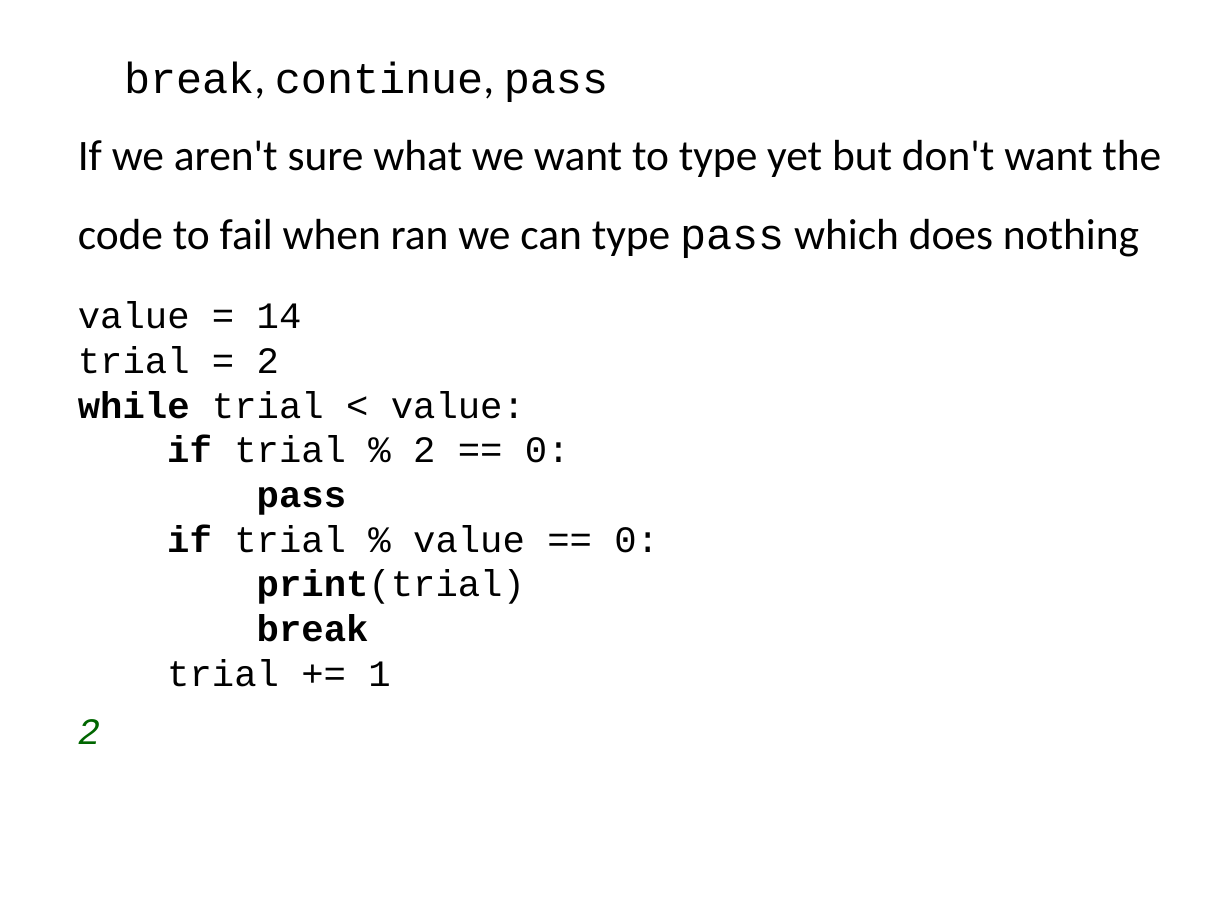
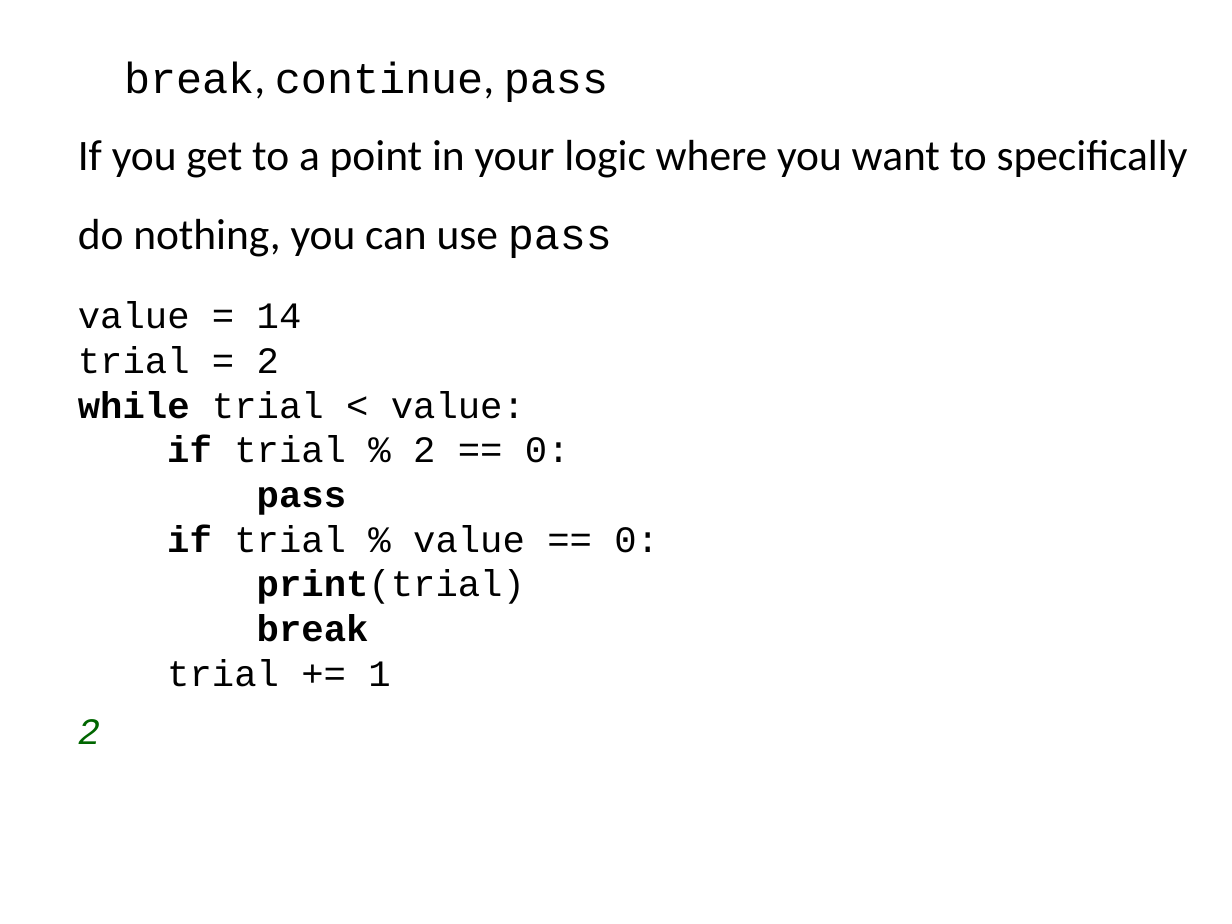
Before and after one commit to ncasuk/ncas-isc, a slide deck: slide 86 of python/presentations/learning_python/05_flow.pptx. Drawn at 1232x924 pixels with LibreOffice and Linux fonts; fonts in the diff are those of the drawing; background and template pictures are left out. Boxes give left, top, right and bottom in pixels: in the first picture for what was removed or moved away, otherwise in the second. Text is boxed around its words. In the diff, an @@ line names an element or a change of style, - is before the commit and + after.

```diff
--- a/python/presentations/learning_python/05_flow.pptx
+++ b/python/presentations/learning_python/05_flow.pptx
@@ text at (x1=78, y1=139, x2=1188, y2=258): text changed @@
-If we aren't sure what we want to type yet but don't want the
-code to fail when ran we can type pass which does nothing
+If you get to a point in your logic where you want to specifically
+do nothing, you can use pass
```
Also in this commit, not shown: 1 other slide changed, 3 other files.
